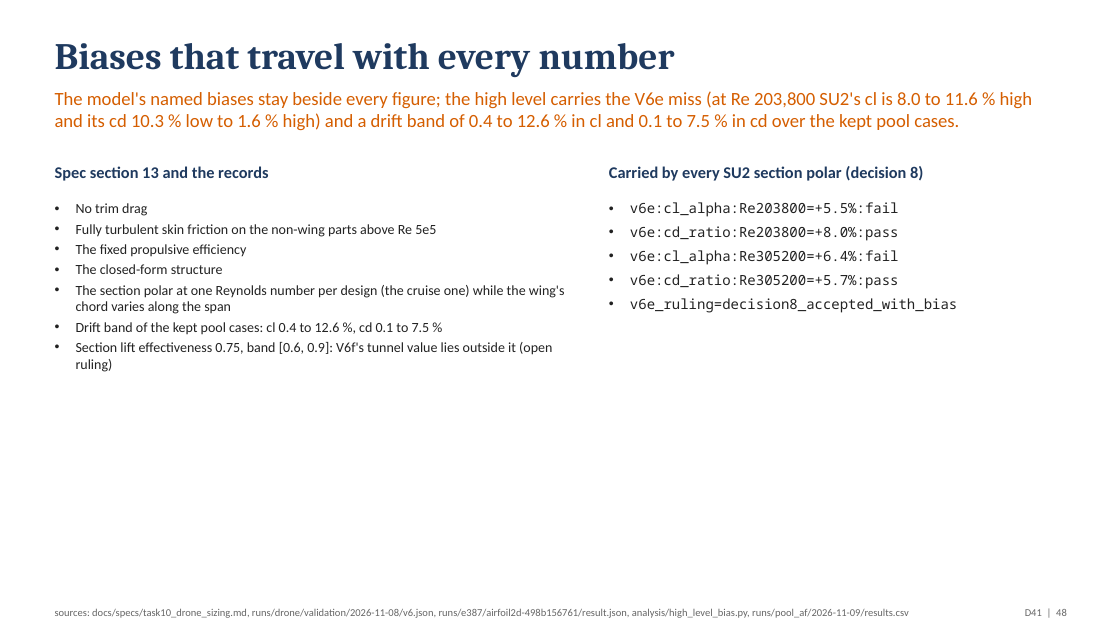
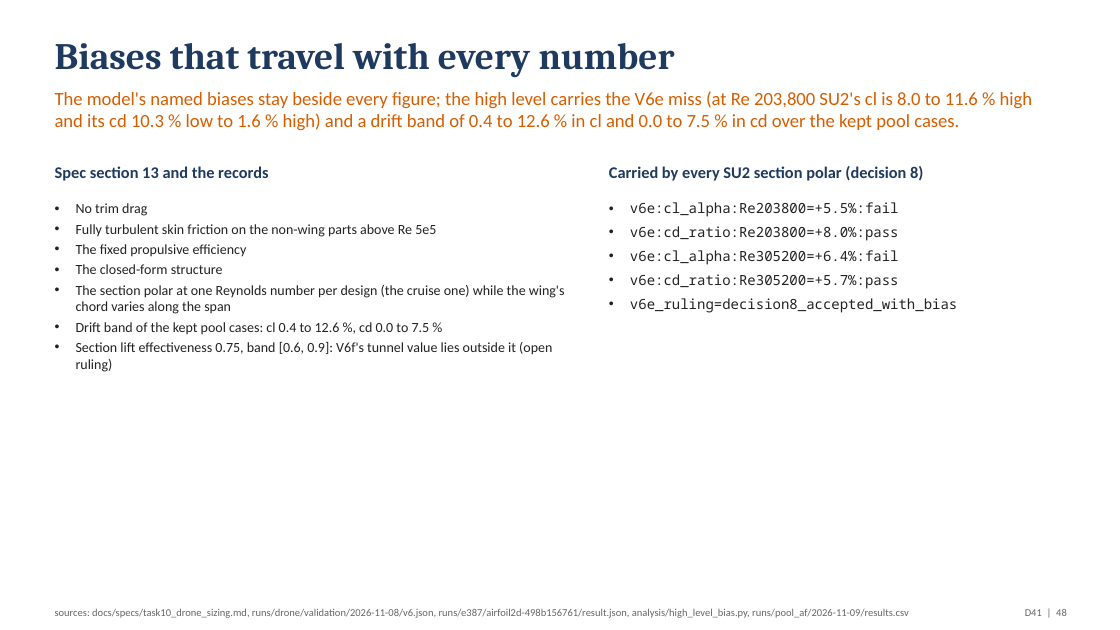
Before and after one commit to emarinhoss/ai-engineering, a slide deck: slide 48 of docs/talk/deck_drone.pptx. Drawn at 1120x630 pixels with LibreOffice and Linux fonts; fonts in the diff are those of the drawing. Boxes give left, top, right and bottom in pixels: in the first picture for what was removed or moved away, otherwise in the second. Text is boxed around its words. In the diff, an @@ line names an element or a change of style, - is before the commit and + after.

```diff
--- a/docs/talk/deck_drone.pptx
+++ b/docs/talk/deck_drone.pptx
@@ text at (55,91,1033,131): text changed @@
-The model's named biases stay beside every figure; the high level carries the V6e miss (at Re 203,800 SU2's cl is 8.0 to 11.6 % high and its cd 10.3 % low to 1.6 % high) and a drift band of 0.4 to 12.6 % in cl and 0.1 to 7.5 % in cd over the kept pool cases.
+The model's named biases stay beside every figure; the high level carries the V6e miss (at Re 203,800 SU2's cl is 8.0 to 11.6 % high and its cd 10.3 % low to 1.6 % high) and a drift band of 0.4 to 12.6 % in cl and 0.0 to 7.5 % in cd over the kept pool cases.
@@ text at (76,322,430,334): text changed @@
-• Drift band of the kept pool cases: cl 0.4 to 12.6 %, cd 0.1 to 7.5 %
+• Drift band of the kept pool cases: cl 0.4 to 12.6 %, cd 0.0 to 7.5 %
```
Also in this commit, not shown: 11 other slides changed, 6 other files.
